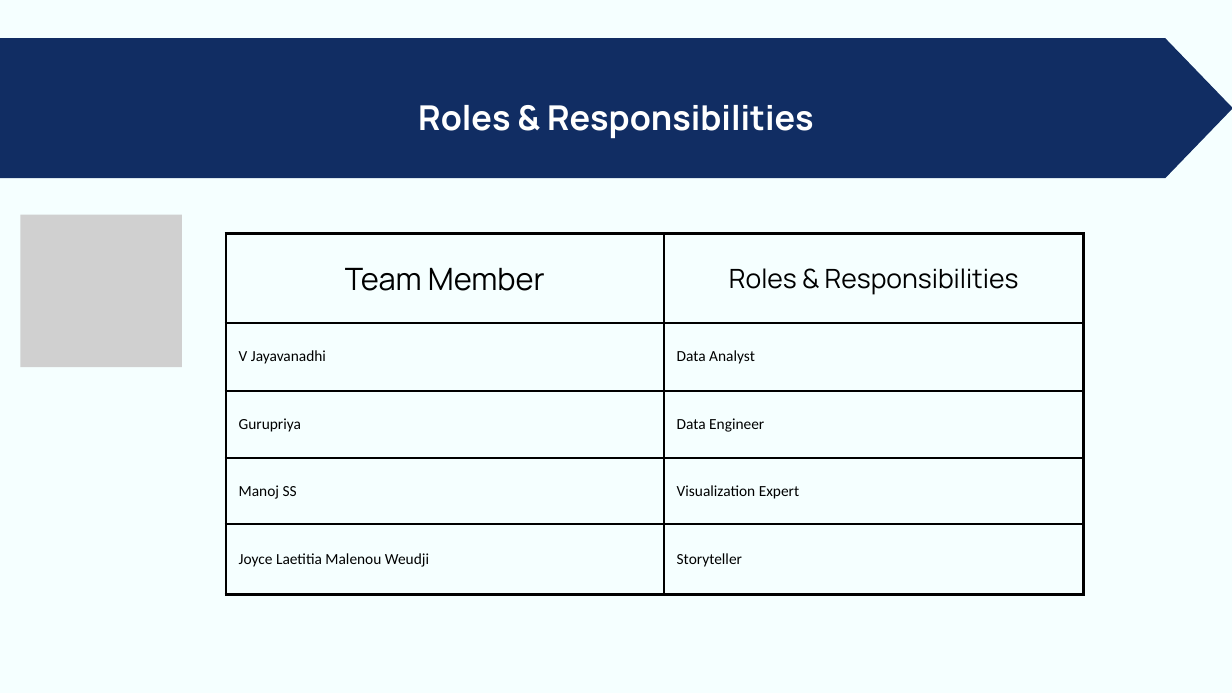
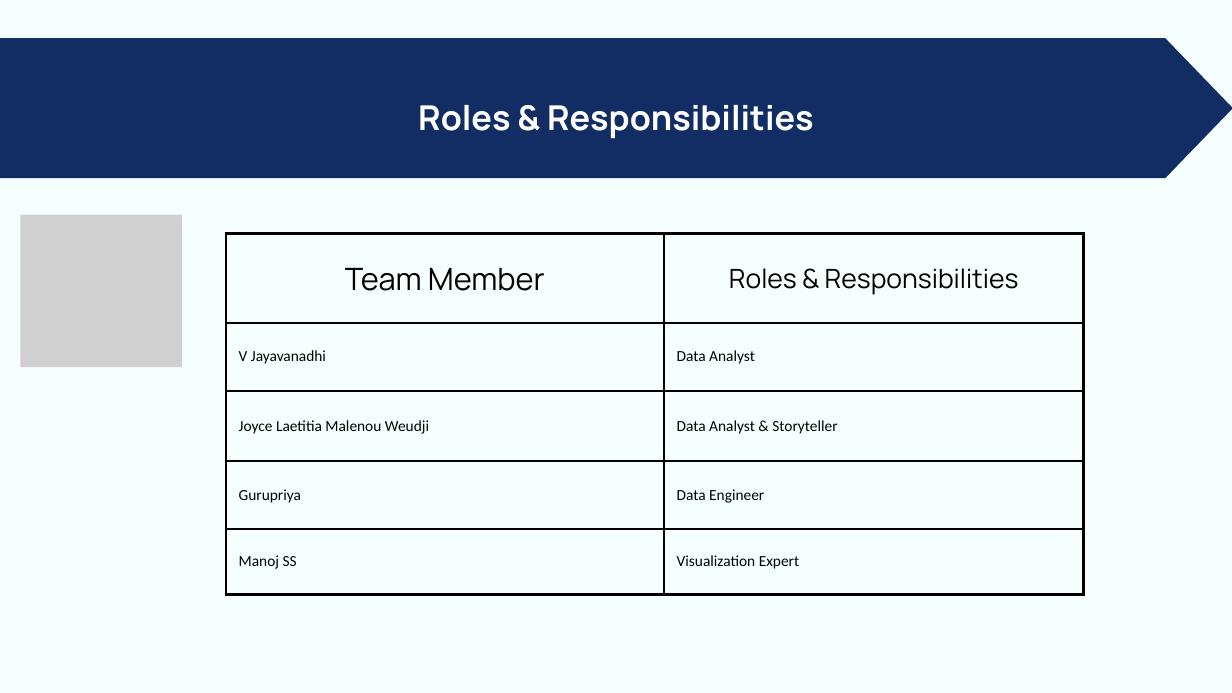
Before and after one commit to vanadhi-re/24ADI204_DSV_Team-17, a slide deck: slide 15 of Week 5/24ADI204-Midreview.pptx (slide 11 before the commit). Drawn at 1232x693 pixels with LibreOffice and Linux fonts; fonts in the diff are those of the drawing; grey boxes stand for pictures. Boxes give left, top, right and bottom in pixels: in the first picture for what was removed or moved away, otherwise in the second. Text is boxed around its words. In the diff, an @@ line names an element or a change of style, - is before the commit and + after.

```diff
--- a/Week 5/24ADI204-Midreview.pptx
+++ b/Week 5/24ADI204-Midreview.pptx
@@ table at (226,233,1084,594) @@
+row 3: Joyce Laetitia Malenou Weudji | Data Analyst & Storyteller
-row 5: Joyce Laetitia Malenou Weudji | Storyteller
```
Also in this commit, not shown: 8 other slides changed, 4 slides added, 2 other files.
